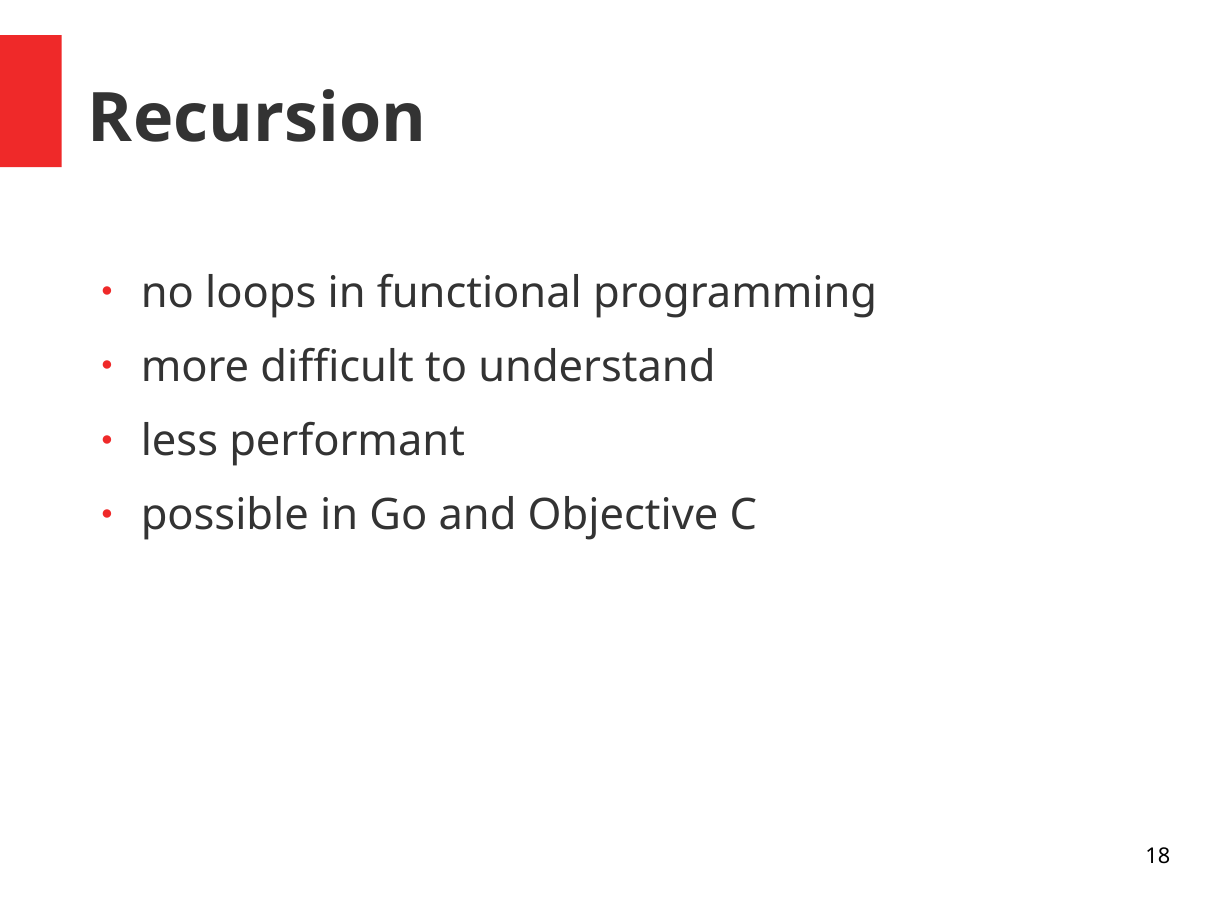
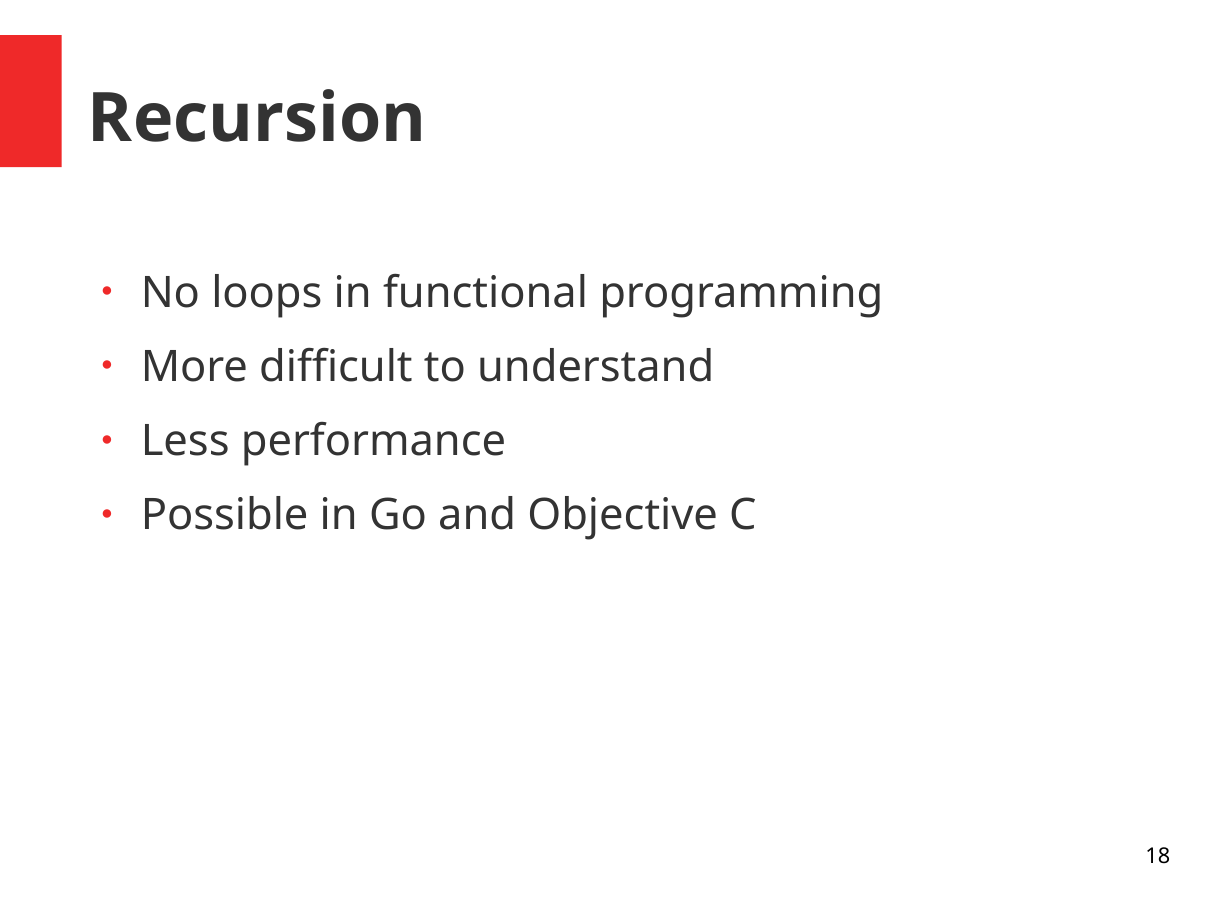
Before and after one commit to simonmtr/inf-fwpm-objective-c-bool-parser, a slide deck: slide 18 of presentation/presentation.odp. Drawn at 1232x924 pixels with LibreOffice and Linux fonts; fonts in the diff are those of the drawing. Boxes give left, top, right and bottom in pixels: in the first picture for what was removed or moved away, otherwise in the second. Text is boxed around its words. In the diff, an @@ line names an element or a change of style, - is before the commit and + after.

```diff
--- a/presentation/presentation.odp
+++ b/presentation/presentation.odp
@@ text at (x1=141, y1=273, x2=883, y2=540): text changed @@
-● no loops in functional programming
-● more difficult to understand
-● less performant
-● possible in Go and Objective C
+● No loops in functional programming
+● More difficult to understand
+● Less performance
+● Possible in Go and Objective C
```
Also in this commit, not shown: 9 other slides changed, 4 other files.
